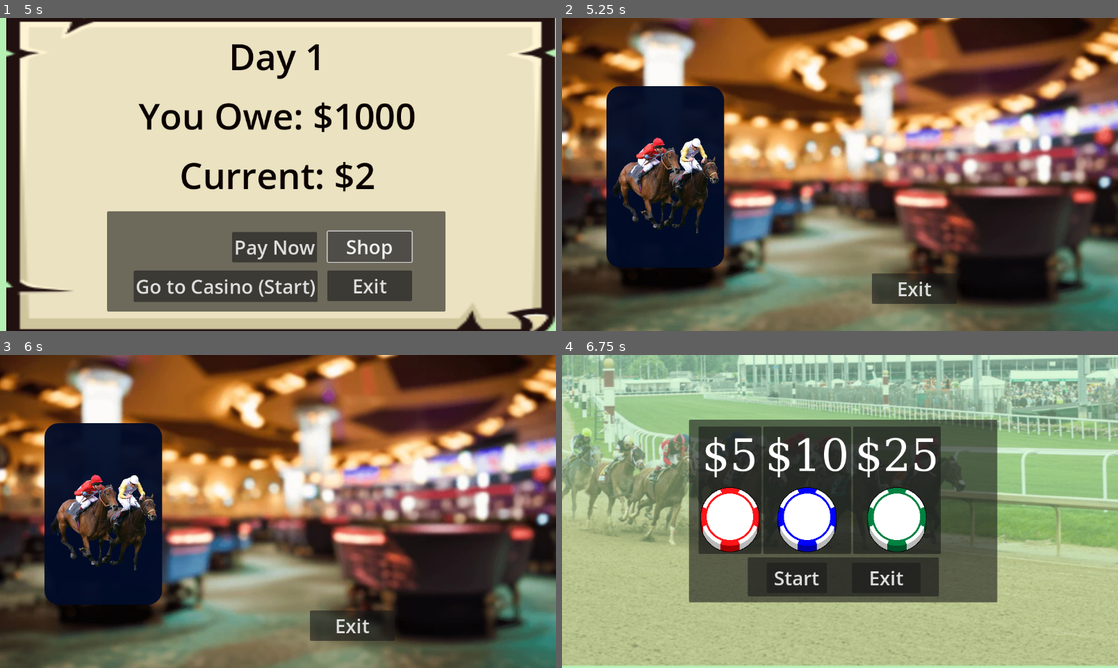
Above: before the commit, frames 1-4 (two rows, left to right).
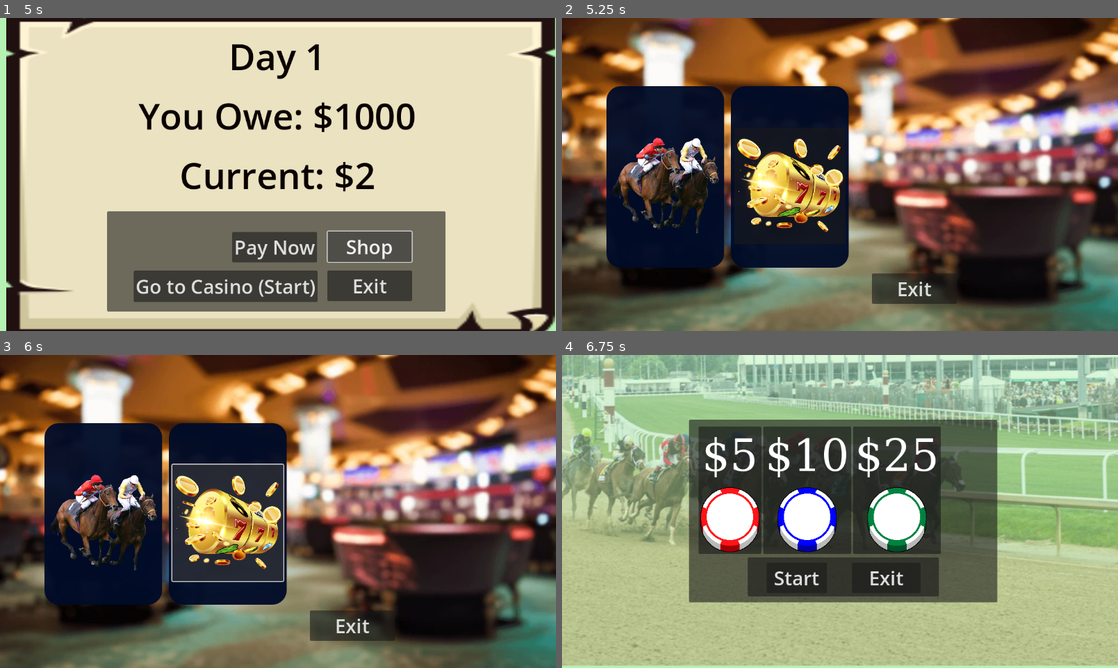
Above: after the commit, the same moments.

Repository: BigHBen/ACM_GameDev_Fall2024
Game: Godot game, scene res://Scenes/hub.tscn
Same seed, same stepped clock (60 frames per second), same inputs: the game is played once before the commit and once after it.
Inputs (mouse positions are in pixels of both pictures, inside the frame that each line leads up to):
- Up to frame 1 (5 s): click "Pay Now" at 0.5 s; click "Shop" at 1.25 s; click "Pay Now" at 2 s; click "Shop" at 2.75 s; click "Pay Now" at 3.5 s; click "Shop" at 4.25 s
- Up to frame 2 (5.25 s): click "Go to Casino (Start)" at 5 s
- Up to frame 3 (6 s): click (227, 524) at 5.77 s
- Up to frame 4 (6.75 s): click (667, 524) at 6.5 s

Frame 1 is identical in both runs. In frame 2, 12% of the frame differs, in the area x 30-52%, y 21-80%; in frame 3, 12%; in frame 4, nothing differs.

Commit message:
Slots Icon
Added Slots Icon into casino menu

Diff:
--- a/Scenes/casino.tscn
+++ b/Scenes/casino.tscn
@@ -1,8 +1,9 @@
-[gd_scene load_steps=5 format=3 uid="uid://c3743b7haxrux"]
+[gd_scene load_steps=6 format=3 uid="uid://c3743b7haxrux"]
 
 [ext_resource type="Script" path="res://Scripts/casino.gd" id="1_2k6it"]
 [ext_resource type="Texture2D" uid="uid://bcrsq7ommq5pu" path="res://Assets/random_photos/abstract-blur-defocused-hotel-lobby-600nw-2340724233.webp" id="1_xye6o"]
 [ext_resource type="Texture2D" uid="uid://df83khsg3ugbw" path="res://Assets/random_photos/pngegg.png" id="3_w23f4"]
+[ext_resource type="Texture2D" uid="uid://hv25jht77dxo" path="res://Assets/random_photos/Slots-Image.png" id="4_ww15t"]
 
 [sub_resource type="StyleBoxFlat" id="StyleBoxFlat_8vb80"]
 bg_color = Color(0, 0.0435884, 0.154745, 0.956863)
@@ -55,6 +56,22 @@
 icon_alignment = 1
 expand_icon = true
 
+[node name="Panel2" type="Panel" parent="UI"]
+offset_left = 350.0
+offset_top = 141.0
+offset_right = 594.0
+offset_bottom = 517.0
+theme_override_styles/panel = SubResource("StyleBoxFlat_8vb80")
+
+[node name="SlotsMinigame" type="Button" parent="UI/Panel2"]
+layout_mode = 0
+offset_left = 7.0
+offset_top = 86.0
+offset_right = 237.0
+offset_bottom = 327.0
+icon = ExtResource("4_ww15t")
+expand_icon = true
+
 [node name="Sprite2D" type="Sprite2D" parent="."]
 
 [connection signal="pressed" from="UI/Exit" to="." method="_on_exit_pressed"]
Binary file added: Assets/random_photos/Slots-Image.png
Not shown, added: Assets/random_photos/Slots-Image.png.import
